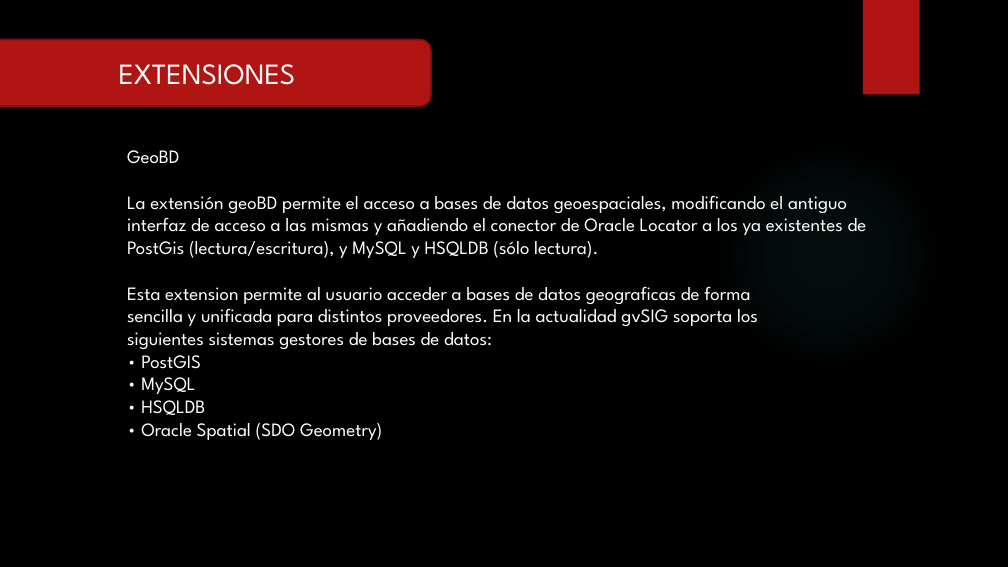
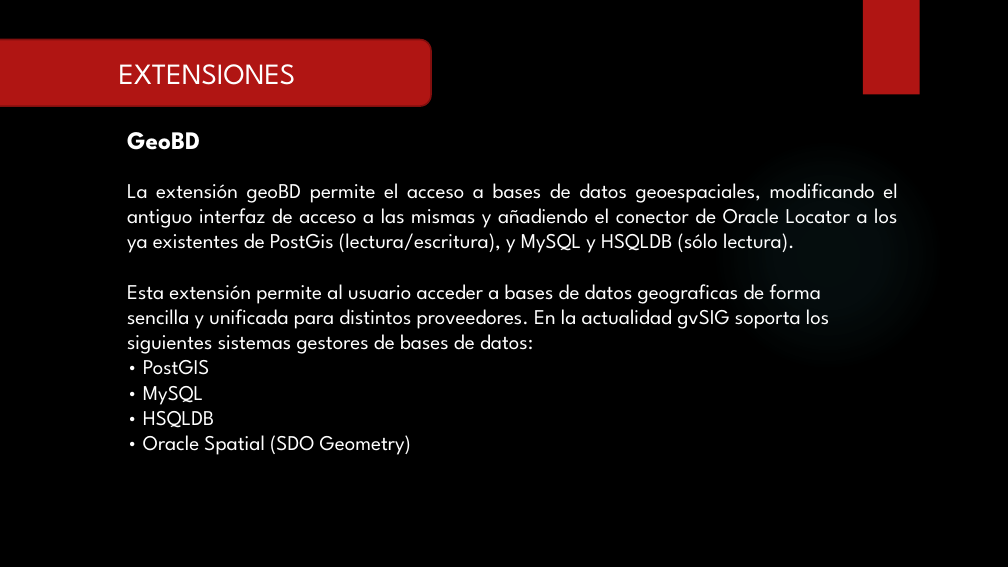
Before and after one commit to RFray/gvSIG, a slide deck: slide 14 of Expo-gvSIG.pptx. Drawn at 1008x567 pixels with LibreOffice and Linux fonts; fonts in the diff are those of the drawing; background and template pictures are left out. Boxes give left, top, right and bottom in pixels: in the first picture for what was removed or moved away, otherwise in the second. Text is boxed around its words. In the diff, an @@ line names an element or a change of style, - is before the commit and + after.

```diff
--- a/Expo-gvSIG.pptx
+++ b/Expo-gvSIG.pptx
@@ text "GeoBD": place and size @@
-text "GeoBD" at bbox=[127, 150, 867, 440]
+text "GeoBD" at bbox=[127, 132, 897, 455]
@@ text at bbox=[127, 132, 897, 455]: size 18 to 24 pt, bold on in "GeoBD"; size 18 to 20 pt in "La extensión geoBD permite el acceso a ...", "sencilla y unificada para distintos proveedores. En ...", "siguientes sistemas gestores de bases de datos:", "• PostGIS" and 3 more places; alignment left to justified @@
@@ text at bbox=[127, 284, 821, 304]: text changed; size 18 to 20 pt @@
-Esta extension permite al usuario acceder a bases de datos geograficas de forma
+Esta extensión permite al usuario acceder a bases de datos geograficas de forma
```
Also in this commit, not shown: 11 other slides changed.
